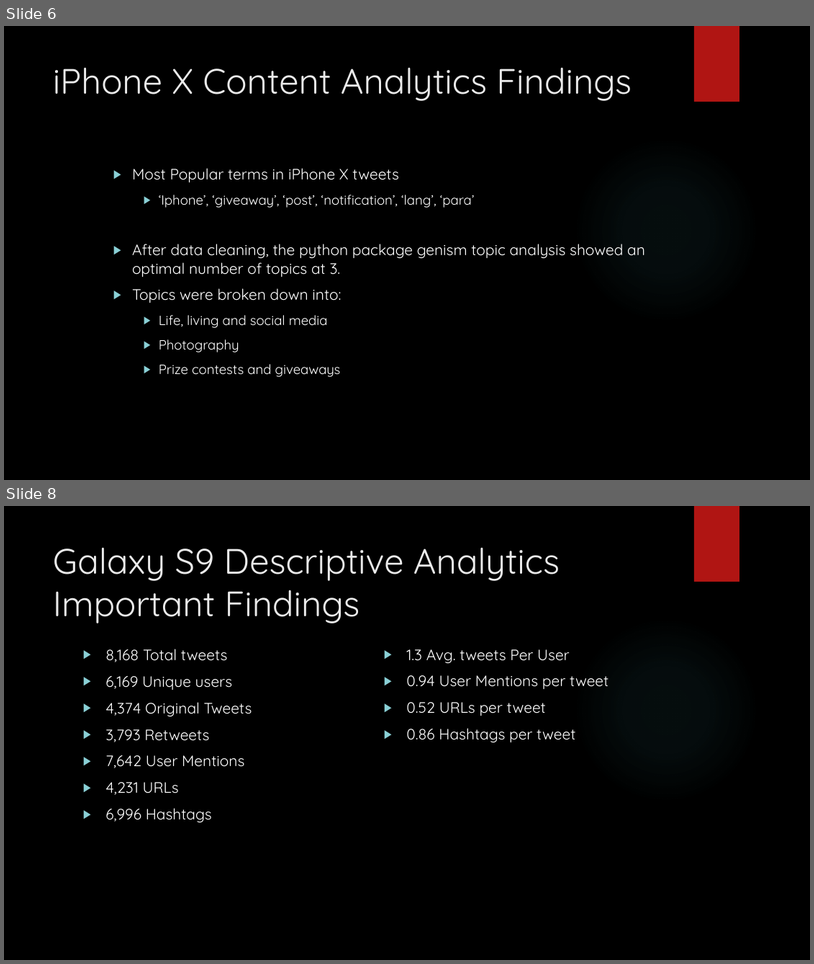
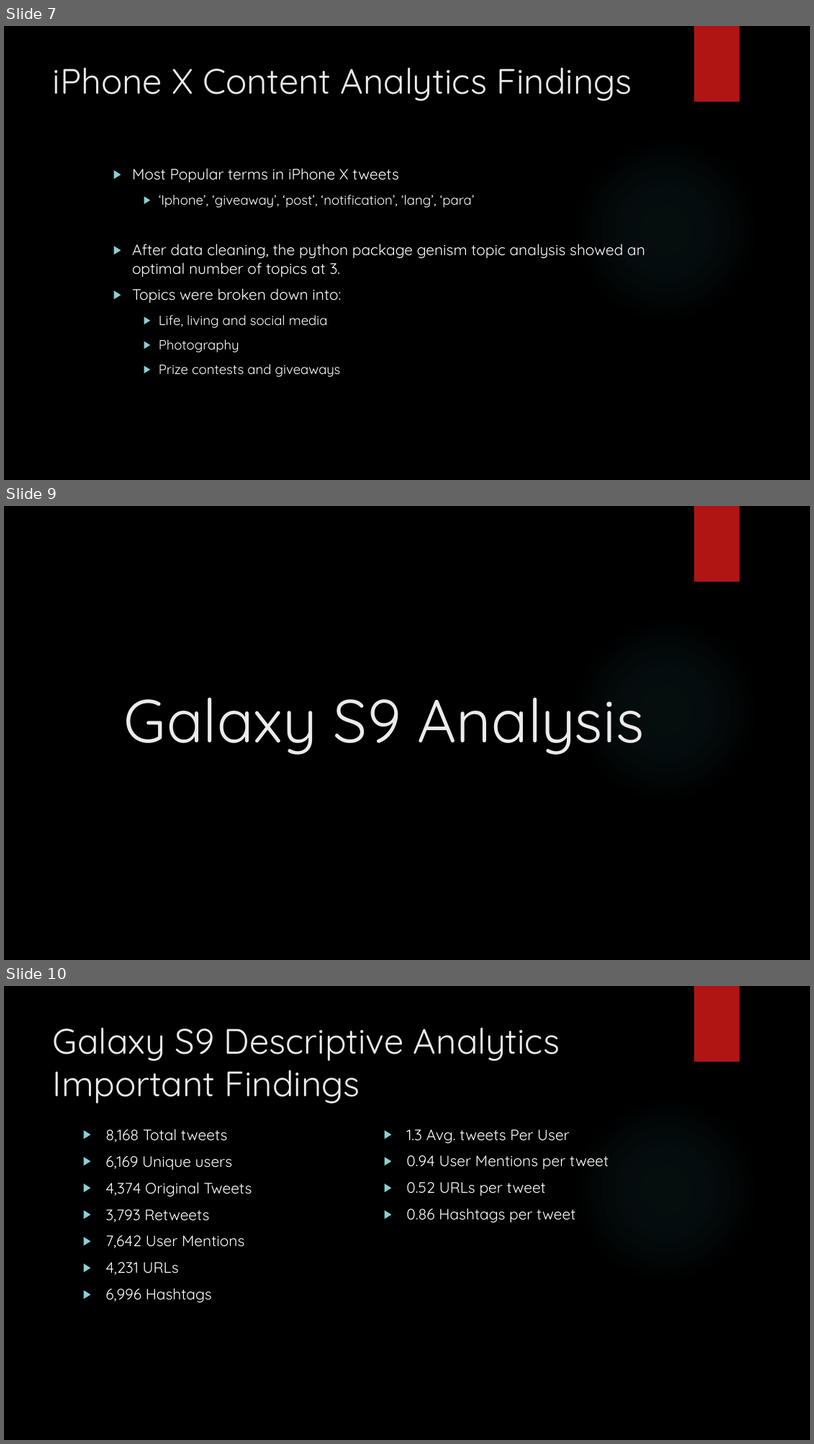
Before and after one commit to kevinbsc/FinalProject, a slide deck: FINAL_presentation_iphone_galaxy.pptx. Shown one above the other, each under a label of ours: slides 6 and 8 before the commit, slides 7, 9 and 10 after it; the slides between them are not shown. The pictures are 814x964 and 814x1444 pixels, drawn with LibreOffice and Linux fonts; fonts in the diff are those of the drawing; background and template pictures are left out. Boxes give left, top, right and bottom in pixels: in the first picture for what was removed or moved away, otherwise in the second. Text is boxed around its words. In the diff, an @@ line names an element or a change of style, - is before the commit and + after.

```diff
--- a/FINAL_presentation_iphone_galaxy.pptx
+++ b/FINAL_presentation_iphone_galaxy.pptx
@@ slide 9 added at (x1=4, y1=506, x2=810, y2=960), background picture (left out); not listed: 2 template elements that a slide beside it also shows @@
@@ title added at (x1=124, y1=698, x2=645, y2=754), 72 pt, text #EBEBEB @@
+Galaxy S9 Analysis
@@ what was slide 6 is now slide 7 @@
@@ what was slide 8 is now slide 10 @@
```
Also in this commit, not shown: 2 slides changed, 7 other slides added, 1 other file.
